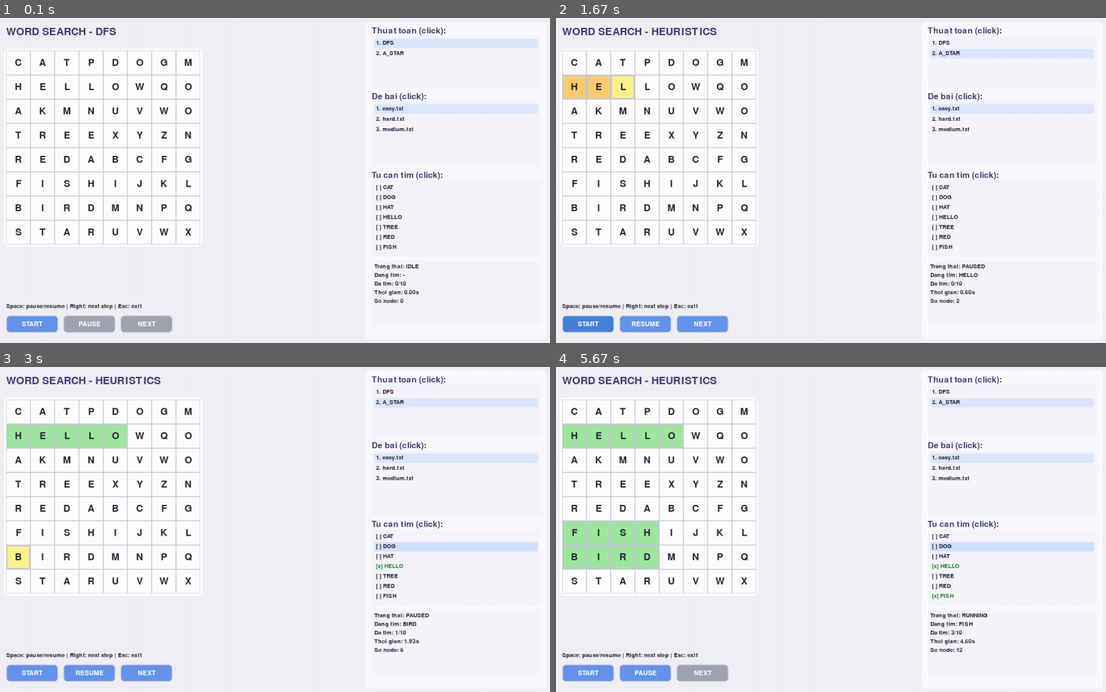
Above: before the commit, frames 1-4 (two rows, left to right).
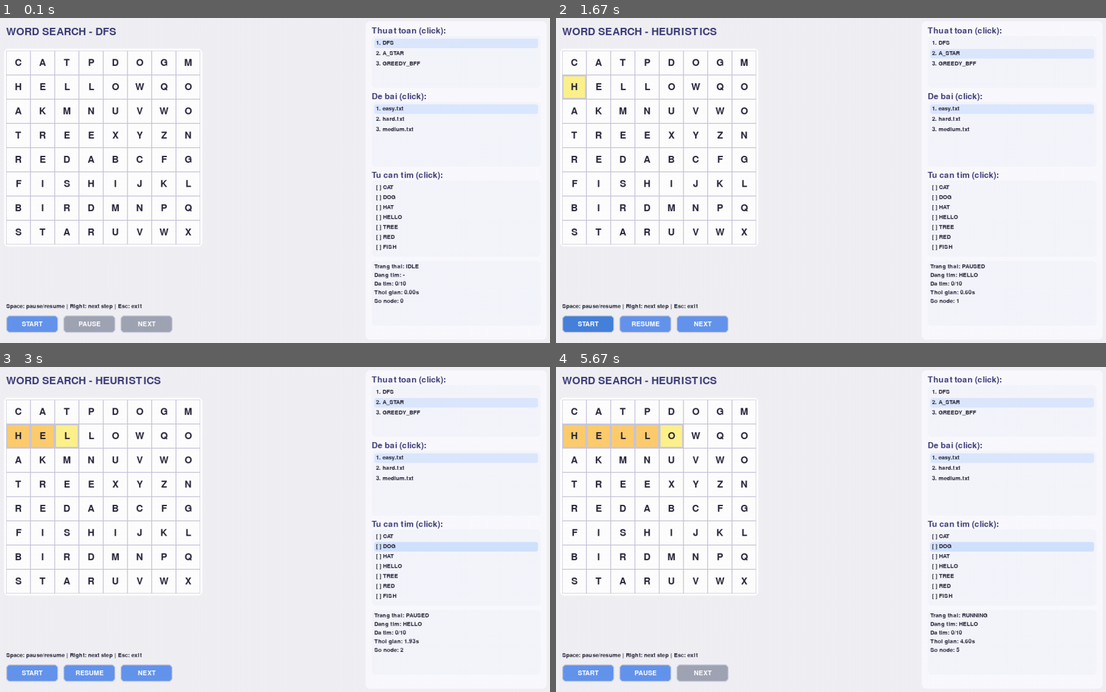
Above: after the commit, the same moments.

Repository: trinh-say-hi/introAI_btl1
Game: pygame game, started from word_search/run_gui.py
Same seed, same stepped clock (60 frames per second), same inputs: the game is played once before the commit and once after it.
Inputs:
- Up to frame 1 (0.1 s): no input
- Up to frame 2 (1.67 s): click "START" at 0.38 s; click "2. A_STAR" at 0.72 s; click "START" at 1.05 s; tap Space at 1.33 s
- Up to frame 3 (3 s): click "RESUME" at 1.72 s; hold Right 2-2.47 s; tap Space at 2.07, 2.37, 2.9 s; click "[ ] DOG" at 2.55 s; hold Right from 2.83 s (still down)
- Up to frame 4 (5.67 s): tap Space at 3.2, 3.4, 3.7, 4.07, 4.37, 4.57, 4.87, 5.07, 5.37 s; release Right at 3.3 s; hold Right 3.33-3.97 s; hold Right 4-4.47 s; hold Right 4.5-4.97 s; hold Right 5-5.63 s

The runs differ from the first frame. In frame 1, less than 0.1% of the frame differs, in the area x 68-77%, y 13-15%; in frame 2, 0.9%; in frame 3, 1.9%; in frame 4, 4.0%, in the area x 1-77%, y 13-88%.

Commit message:
benchmark

Diff:
--- a/word_search/Algorithm/A_star.py
+++ b/word_search/Algorithm/A_star.py
@@ -191,31 +191,141 @@
 
         return None, None
 
-    def find_word(self, word, verbose=False):
-        """Tìm 1 từ bằng A* + pruning."""
+    def _reconstruct_path(self, came_from, state):
+        """Khôi phục path từ state cuối cùng."""
+        path = []
+        while state is not None:
+            r, c, _, _ = state
+            path.append((r, c))
+            state = came_from[state]
+        path.reverse()
+        return path
+
+    def iter_word_search(self, word):
+        """
+        Stream từng bước tìm 1 từ theo đúng thứ tự ưu tiên trong heap.
+
+        Event format:
+        - inspect_start: {"type": "inspect_start", "position": (r, c)}
+        - pop: {"type": "pop", "position": (r, c), "path": [...], "nodes_explored": n}
+        - neighbor: {"type": "neighbor", "position": (r, c)}
+        - push: {"type": "push", "position": (r, c), "path": [...], "nodes_explored": n}
+        - found: {"type": "found", "result": {...}, "nodes_explored": n}
+        - not_found: {"type": "not_found", "nodes_explored": n}
+        """
         word = word.upper()
         if not word:
-            return None
+            yield {"type": "not_found", "nodes_explored": self.nodes_explored}
+            return
 
         first_char = word[0]
         start_positions = self.char_positions.get(first_char, [])
         if not start_positions:
-            return None
-
-        for row, col in start_positions:
-            direction_candidates = self._get_promising_directions(word, row, col)
+            yield {"type": "not_found", "nodes_explored": self.nodes_explored}
+            return
+
+        goal_index = len(word)
+
+        for start_row, start_col in start_positions:
+            direction_candidates = self._get_promising_directions(word, start_row, start_col)
+            yield {"type": "inspect_start", "position": (start_row, start_col), "nodes_explored": self.nodes_explored}
             if not direction_candidates:
                 continue
 
-            path, direction_idx = self._a_star_from_start(word, row, col, direction_candidates)
-            if path:
-                return {
-                    "word": word,
-                    "start": path[0],
-                    "end": path[-1],
-                    "direction": self.direction_names[direction_idx],
-                    "path": path,
+            open_heap = []
+            came_from = {}
+            best_g = {}
+
+            for dir_idx in direction_candidates:
+                start_node = _AStarNode(
+                    f_cost=self._remaining_cost(len(word), 1),
+                    g_cost=1,
+                    row=start_row,
+                    col=start_col,
+                    index=1,
+                    direction_idx=dir_idx,
+                )
+                state = (start_row, start_col, 1, dir_idx)
+                best_g[state] = 1
+                came_from[state] = None
+                heapq.heappush(open_heap, start_node)
+
+            while open_heap:
+                current = heapq.heappop(open_heap)
+                self.nodes_explored += 1
+
+                current_state = (current.row, current.col, current.index, current.direction_idx)
+                current_path = self._reconstruct_path(came_from, current_state)
+                yield {
+                    "type": "pop",
+                    "position": (current.row, current.col),
+                    "path": current_path,
+                    "direction_idx": current.direction_idx,
+                    "nodes_explored": self.nodes_explored,
                 }
+
+                if current.index == goal_index:
+                    result = {
+                        "word": word,
+                        "start": current_path[0],
+                        "end": current_path[-1],
+                        "direction": self.direction_names[current.direction_idx],
+                        "path": current_path,
+                    }
+                    yield {"type": "found", "result": result, "nodes_explored": self.nodes_explored}
+                    return
+
+                dr, dc = self.directions[current.direction_idx]
+                nr = current.row + dr
+                nc = current.col + dc
+                next_index = current.index + 1
+
+                if 0 <= nr < self.size and 0 <= nc < self.size:
+                    yield {"type": "neighbor", "position": (nr, nc), "nodes_explored": self.nodes_explored}
+                else:
+                    continue
+
+                if word[current.index] != self.grid.get_cell(nr, nc):
+                    continue
+
+                next_state = (nr, nc, next_index, current.direction_idx)
+                tentative_g = current.g_cost + 1
+                old_g = best_g.get(next_state)
+                if old_g is not None and tentative_g >= old_g:
+                    continue
+
+                best_g[next_state] = tentative_g
+                came_from[next_state] = current_state
+                h = self._remaining_cost(len(word), next_index)
+                heapq.heappush(
+                    open_heap,
+                    _AStarNode(
+                        f_cost=tentative_g + h,
+                        g_cost=tentative_g,
+                        row=nr,
+                        col=nc,
+                        index=next_index,
+                        direction_idx=current.direction_idx,
+                    ),
+                )
+                next_path = self._reconstruct_path(came_from, next_state)
+                yield {
+                    "type": "push",
+                    "position": (nr, nc),
+                    "path": next_path,
+                    "direction_idx": current.direction_idx,
+                    "nodes_explored": self.nodes_explored,
+                }
+
+        yield {"type": "not_found", "nodes_explored": self.nodes_explored}
+
+    def find_word(self, word, verbose=False):
+        """Tìm 1 từ bằng A* + pruning."""
+        del verbose  # giữ interface tương thích
+        word = word.upper()
+        for event in self.iter_word_search(word):
+            if event["type"] == "found":
+                return event["result"]
         return None
 
     def solve(self, verbose=False, step_by_step=False):
--- a/word_search/UI/gui.py
+++ b/word_search/UI/gui.py
@@ -64,7 +64,7 @@
         self.is_running = True
         self.state = "idle"  # idle / running / paused / completed
         self.step_iter = None
-        self.step_delay = 0.12
+        self.step_delay = 0.2
         self.last_step_ts = 0.0
         self.start_time = None
         self.elapsed_time = 0.0
@@ -217,6 +217,8 @@
             return
         self._reset_solution_data()
         self._sync_word_items()
+        if hasattr(self.solver, "nodes_explored"):
+            self.solver.nodes_explored = 0
         self.state = "running"
         self.start_time = time.time()
         self.step_iter = self._step_generator()
@@ -251,88 +253,142 @@
         for word in words:
             word_u = word.upper()
             self.current_word = word_u
-            found = False
-
-            starts = self._get_start_positions(word_u)
-
-            for row, col in starts:
-                if found:
-                    break
-                self.searching_positions = {(row, col)}
-                self.current_path = [(row, col)]
-                yield "step"
-
-                dir_ids = self._get_direction_candidates(word_u, row, col)
-
-                for dir_idx in dir_ids:
-                    direction = self.solver.directions[dir_idx]
-                    dr, dc = direction
-
-                    # DFS: Hiển thị ô lân cận theo hướng đang xét
-                    next_r = row + dr
-                    next_c = col + dc
-                    if hasattr(self.solver, 'get_neighbor_positions') and 0 <= next_r < self.size and 0 <= next_c < self.size:
-                        self.neighbor_positions = {(next_r, next_c)}
-                        yield "step"
-
-                    # Clear neighbor sau khi hiển thị
-                    self.neighbor_positions = set()
-
-                    if not self._check_word_fits(word_u, row, col, direction):
-                        continue
-
-                    cur_r, cur_c = row, col
-                    path = [(row, col)]
-                    match = True
-
-                    for i in range(1, len(word_u)):
-                        cur_r += dr
-                        cur_c += dc
-                        self.nodes_explored += 1
-
-                        if not (0 <= cur_r < self.size and 0 <= cur_c < self.size):
-                            match = False
+            if hasattr(self.solver, "iter_word_search"):
+                found = yield from self._step_word_with_solver_events(word_u)
+            else:
+                found = False
+                starts = self._get_start_positions(word_u)
+
+                for row, col in starts:
+                    if found:
+                        break
+                    self.searching_positions = {(row, col)}
+                    self.current_path = [(row, col)]
+                    yield "step"
+
+                    dir_ids = self._get_direction_candidates(word_u, row, col)
+
+                    for dir_idx in dir_ids:
+                        direction = self.solver.directions[dir_idx]
+                        dr, dc = direction
+
+                        # DFS: Hiển thị ô lân cận theo hướng đang xét
+                        next_r = row + dr
+                        next_c = col + dc
+                        if hasattr(self.solver, "get_neighbor_positions") and 0 <= next_r < self.size and 0 <= next_c < self.size:
+                            self.neighbor_positions = {(next_r, next_c)}
+                            yield "step"
+
+                        # Clear neighbor sau khi hiển thị
+                        self.neighbor_positions = set()
+
+                        if not self._check_word_fits(word_u, row, col, direction):
+                            continue
+
+                        cur_r, cur_c = row, col
+                        path = [(row, col)]
+                        match = True
+
+                        for i in range(1, len(word_u)):
+                            cur_r += dr
+                            cur_c += dc
+                            self.nodes_explored += 1
+
+                            if not (0 <= cur_r < self.size and 0 <= cur_c < self.size):
+                                match = False
+                                break
+                            if self.grid.get_cell(cur_r, cur_c) != word_u[i]:
+                                match = False
+                                break
+
+                            path.append((cur_r, cur_c))
+                            self.current_path = list(path)
+                            self.searching_positions = {(cur_r, cur_c)}
+                            yield "step"
+
+                        if match and len(path) == len(word_u):
+                            info = {
+                                "path": list(path),
+                                "start": path[0],
+                                "end": path[-1],
+                                "direction": self.solver.direction_names[dir_idx],
+                            }
+                            self._apply_found_word(word_u, info)
+                            self.current_path = list(path)
+                            self.searching_positions = set()
+                            yield "step"
+                            found = True
                             break
-                        if self.grid.get_cell(cur_r, cur_c) != word_u[i]:
-                            match = False
-                            break
-
-                        path.append((cur_r, cur_c))
-                        self.current_path = list(path)
-                        self.searching_positions = {(cur_r, cur_c)}
-                        yield "step"
-
-                    if match and len(path) == len(word_u):
-                        info = {
-                            "path": list(path),
-                            "start": path[0],
-                            "end": path[-1],
-                            "direction": self.solver.direction_names[dir_idx],
-                        }
-                        self.found_words[word_u] = info
-                        item = self._get_word_item(word_u)
-                        if item:
-                            item["found"] = True
-                            item["path"] = list(path)
-                            item["start"] = path[0]
-                            item["end"] = path[-1]
-                            item["direction"] = info["direction"]
-                        if self.selected_word is None:
-                            self.selected_word = word_u
-                        self.current_path = list(path)
-                        self.searching_positions = set()
-                        yield "step"
-                        found = True
-                        break
 
             self.current_path = []
             self.searching_positions = set()
+            self.neighbor_positions = set()
             yield "step"
 
         self.current_word = None
         self.current_path = []
         self.searching_positions = set()
+        self.neighbor_positions = set()
         yield "done"
+
+    def _apply_found_word(self, word_u, info):
+        self.found_words[word_u] = info
+        item = self._get_word_item(word_u)
+        if item:
+            item["found"] = True
+            item["path"] = list(info["path"])
+            item["start"] = info["start"]
+            item["end"] = info["end"]
+            item["direction"] = info["direction"]
+        if self.selected_word is None:
+            self.selected_word = word_u
+
+    def _step_word_with_solver_events(self, word_u):
+        for event in self.solver.iter_word_search(word_u):
+            event_type = event.get("type")
+            self.nodes_explored = event.get("nodes_explored", self.nodes_explored)
+
+            if event_type == "inspect_start":
+                pos = event.get("position")
+                self.current_path = [pos] if pos else []
+                self.searching_positions = {pos} if pos else set()
+                self.neighbor_positions = set()
+                yield "step"
+                continue
+
+            if event_type == "neighbor":
+                pos = event.get("position")
+                self.neighbor_positions = {pos} if pos else set()
+                yield "step"
+                self.neighbor_positions = set()
+                continue
+
+            if event_type in ("pop", "push"):
+                pos = event.get("position")
+                path = event.get("path", [])
+                self.current_path = list(path)
+                self.searching_positions = {pos} if pos else set()
+                yield "step"
+                continue
+
+            if event_type == "found":
+                result = event.get("result")
+                if not result:
+                    continue
+                info = {
+                    "path": list(result["path"]),
+                    "start": result["start"],
+                    "end": result["end"],
+                    "direction": result["direction"],
+                }
+                self._apply_found_word(word_u, info)
+                self.current_path = list(result["path"])
+                self.searching_positions = set()
+                self.neighbor_positions = set()
+                yield "step"
+                return True
+
+        return False
 
     def _get_ordered_words(self):
         words = self.grid.words
--- a/word_search/UI/solver_registry.py
+++ b/word_search/UI/solver_registry.py
@@ -12,11 +12,13 @@
 """
 from Algorithm.DFS import WordSearchDFS
 from Algorithm.A_star import WordSearchHeuristics
+from Algorithm.Greedy_BFF import WordSearchGreedyBestFirst
 
 
 SOLVER_REGISTRY = [
     ("DFS", WordSearchDFS),
     ("A_STAR", WordSearchHeuristics),
+    ("GREEDY_BFF", WordSearchGreedyBestFirst),
 ]
 
 
--- /dev/null
+++ b/word_search/benchmark_script.py
@@ -0,0 +1,51 @@
+import os
+import sys
+
+sys.path.append(os.path.join(os.path.dirname(__file__), 'UI'))
+sys.path.append(os.path.dirname(__file__))
+
+from UI.grid import Grid
+from Algorithm.DFS import WordSearchDFS
+from Algorithm.A_star import WordSearchHeuristics
+from Algorithm.Greedy_BFF import WordSearchGreedyBestFirst
+
+SOLVERS = [
+    ("DFS", WordSearchDFS),
+    ("A_STAR", WordSearchHeuristics),
+    ("GREEDY_BFF", WordSearchGreedyBestFirst),
+]
+
+TEST_CASES = [
+    ('Easy', os.path.join(os.path.dirname(__file__), 'input', 'easy.txt')),
+    ('Medium', os.path.join(os.path.dirname(__file__), 'input', 'medium.txt')),
+    ('Hard', os.path.join(os.path.dirname(__file__), 'input', 'hard.txt'))
+]
+
+def run_benchmark():
+    print("BẢNG SO SÁNH KẾT QUẢ")
+    print(f"{'Thuật toán':<15} | {'Test Case':<10} | {'Thời gian (s)':<15} | {'Bộ nhớ (MB)':<15} | {'Nodes':<10} | {'Tìm thấy':<10}")
+    print("-" * 85)
+
+    for solver_name, solver_class in SOLVERS:
+        for test_name, filepath in TEST_CASES:
+            if not os.path.exists(filepath):
+                print(f"File not found: {filepath}")
+                continue
+
+            grid = Grid()
+            grid.load_from_file(filepath)
+
+            solver = solver_class(grid)
+
+            # Run solve
+            result = solver.solve(verbose=False, step_by_step=False)
+
+            time_s = result.get('time', 0)
+            mem_mb = result.get('memory', 0)
+            nodes = result.get('nodes_explored', 0)
+            found = f"{result.get('found_count', 0)}/{result.get('total_words', 0)}"
+
+            print(f"{solver_name:<15} | {test_name:<10} | {time_s:<15.6f} | {mem_mb:<15.6f} | {nodes:<10} | {found:<10}")
+
+if __name__ == '__main__':
+    run_benchmark()
--- a/word_search/input/hard.txt
+++ b/word_search/input/hard.txt
@@ -2,7 +2,7 @@
 D A T A S E T E F G H I
 A E E P Q R S T U V W X
 T F L M N O P Q R O T U
-A G H I J K L M R O P Q
+E G H I J K L M R O P Q
 X H I J K L M K O P Q R
 N E U R A L S T U V W X
 E U V W X Y Z A B C D E
@@ -11,4 +11,4 @@
 M O D E L V W X Y Z A A
 C O D E C D E F G H I R
 K L M N O P Q R S T U T
-DATA,NEURAL,DATASET,TREE,WORK,MODEL,CODE,SMART
+DATE,NEURAL,DATASET,TREE,WORK,MODEL,CODE,SMART
